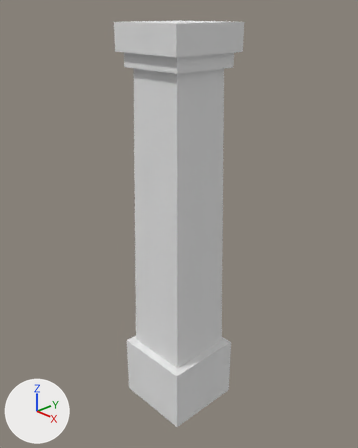
An edit to the Blender file ExternalAssets/Blender/DungeonWallCorner.blend, drawn before and after from the same camera.
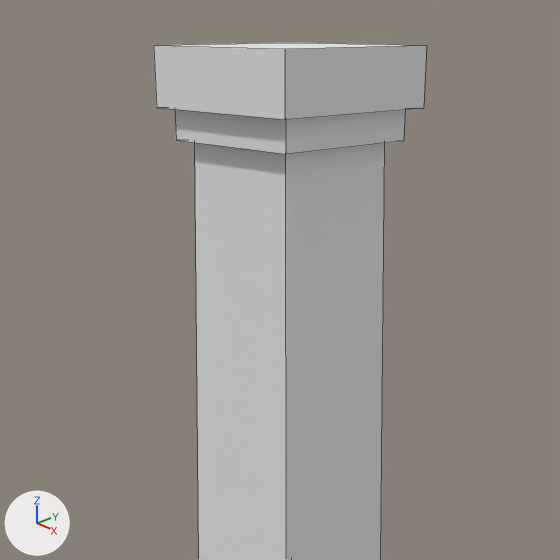
Old and new are each drawn whole from a camera (50 mm lens) standing at (1.008, -0.947, 1.231) and looking at (-0.008, 0.009, 0.629) and again close up on the part from 11% to 86% of the width and 0% to 60% of the height. Arrows for +X, +Y and +Z are at lower left; the lights stay in place. The close-ups show mesh edges as thin lines.

The first close-up shows 'Corner'.
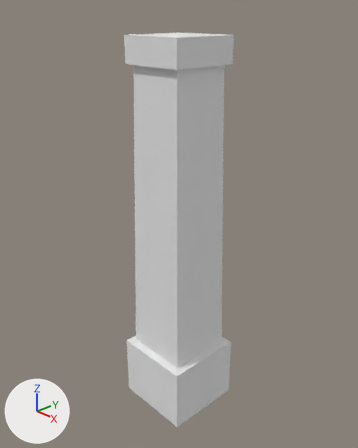
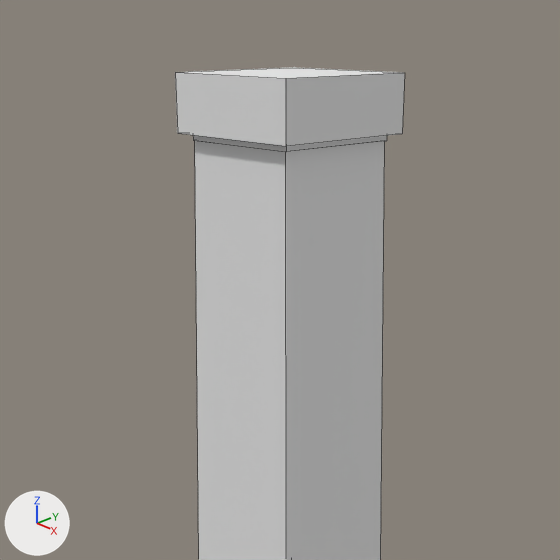
What differs and where, as boxes [x1, y1, x2, y2] in the close-ups (560 x 560 px; the box of a moved part takes in the faces that stretch with it):
'Corner', reshaped: before [154, 43, 427, 560]; after [175, 68, 405, 560]
part 1 of me_cube, moved or reshaped: before [154, 43, 427, 154]; after [175, 68, 405, 152]

The change in detail:
me_cube has 32 vertices, 29 faces and spans x -1.4..1.4, y -1.4..1.4, z 0.0..2.0.
me_cube is used by ob_corner; location (0.0, 0.0, 0.0); scale (0.0889, 0.0889, 0.6).
Part 1, on me_cube:
Vertex 8 of me_cube moves from (-1.15, -1.15, 1.88) to (-0.97, -0.98, 1.83).
Vertex 9 of me_cube moves from (-1.33, -1.34, 2.0) at pixel (153, 45) to (-1.13, -1.14, 1.95) at pixel (175, 72).
Vertex 10 of me_cube moves from (-1.15, 1.15, 1.88) to (-0.97, 0.98, 1.83).
Vertex 11 of me_cube moves from (-1.33, 1.34, 2.0) at pixel (293, 42) to (-1.13, 1.14, 1.95) at pixel (292, 67).
Vertex 12 of me_cube moves from (1.16, -1.15, 1.88) to (0.98, -0.98, 1.83).
Vertex 13 of me_cube moves from (1.34, -1.34, 2.0) at pixel (284, 48) to (1.14, -1.14, 1.95) at pixel (285, 78).
Vertex 14 of me_cube moves from (1.16, 1.15, 1.88) to (0.98, 0.98, 1.83).
Vertex 15 of me_cube moves from (1.34, 1.34, 2.0) at pixel (426, 45) to (1.14, 1.14, 1.95) at pixel (404, 72).
Vertex 20 of me_cube moves from (-1.33, 1.34, 1.88) to (-1.13, 1.14, 1.83).
Vertex 21 of me_cube moves from (-1.33, -1.34, 1.88) at pixel (156, 107) to (-1.13, -1.14, 1.83) at pixel (177, 133).
Vertex 22 of me_cube moves from (1.34, 1.34, 1.88) at pixel (423, 108) to (1.14, 1.14, 1.83) at pixel (402, 133).
Vertex 23 of me_cube moves from (1.34, -1.34, 1.88) at pixel (284, 119) to (1.14, -1.14, 1.83) at pixel (285, 146).
Vertex 28 of me_cube moves from (-1.15, 1.15, 1.82) to (-0.97, 0.98, 1.82).
Vertex 29 of me_cube moves from (-1.15, -1.15, 1.82) at pixel (176, 140) to (-0.97, -0.98, 1.82) at pixel (193, 140).
Vertex 30 of me_cube moves from (1.16, 1.15, 1.82) at pixel (403, 140) to (0.98, 0.98, 1.82) at pixel (386, 140).
Vertex 31 of me_cube moves from (1.16, -1.15, 1.82) at pixel (285, 154) to (0.98, -0.98, 1.82) at pixel (286, 151).
